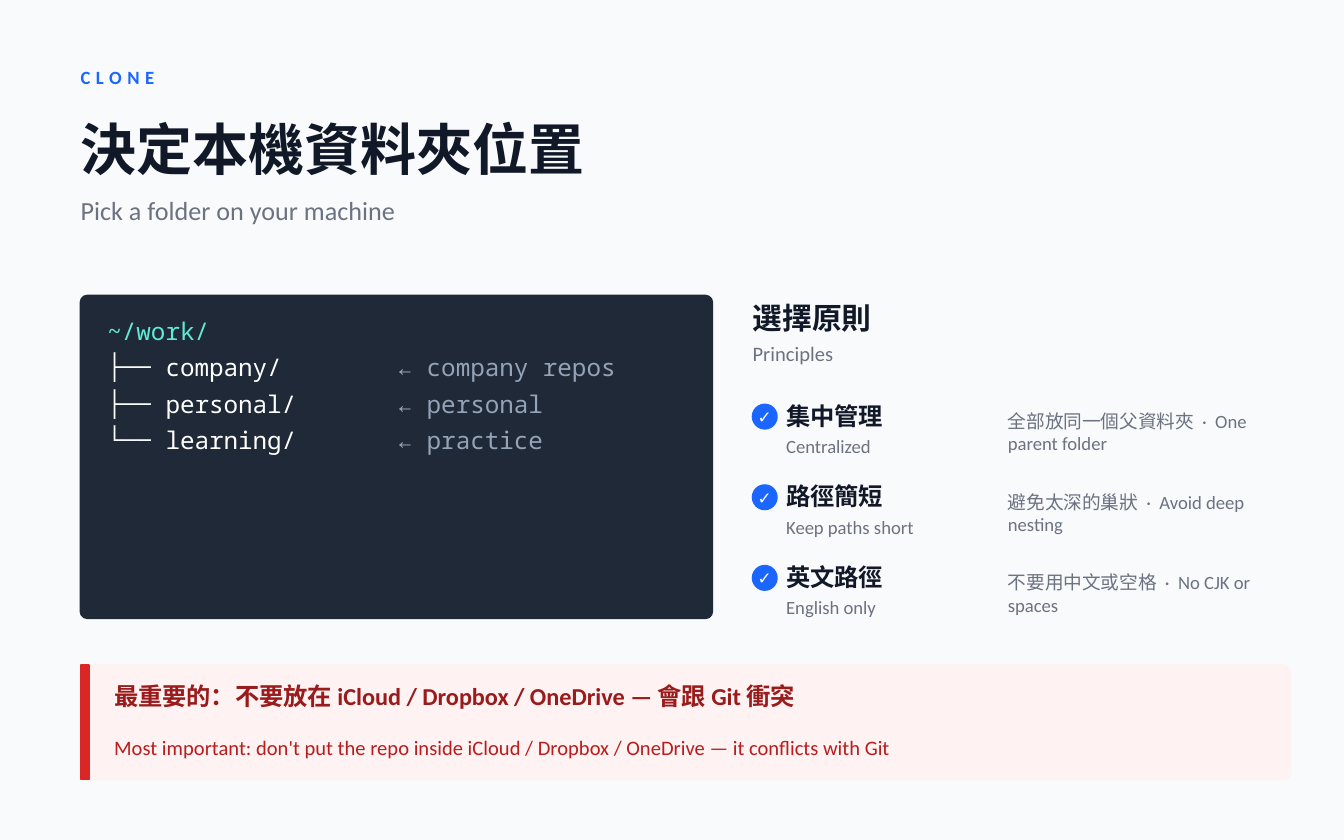
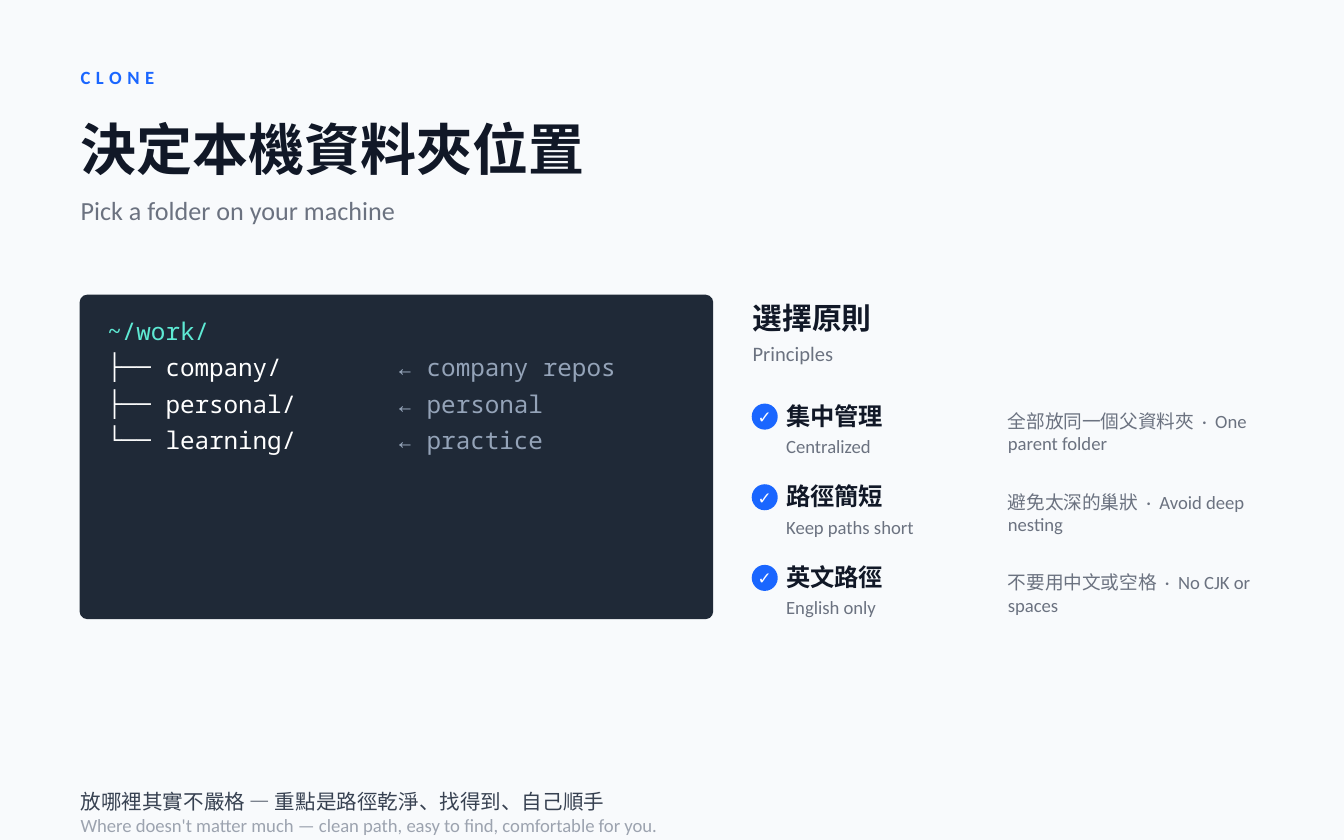
Before and after one commit to JiaWen-Shen/AI-design, a slide deck: slide 8 of proposals/week2-git-architecture.pptx (slide 7 before the commit). Drawn at 1344x840 pixels with LibreOffice and Linux fonts; fonts in the diff are those of the drawing. Boxes give left, top, right and bottom in pixels: in the first picture for what was removed or moved away, otherwise in the second. Text is boxed around its words. In the diff, an @@ line names an element or a change of style, - is before the commit and + after.

```diff
--- a/proposals/week2-git-architecture.pptx
+++ b/proposals/week2-git-architecture.pptx
@@ rounded rectangle removed at (81, 665, 1290, 780) @@
@@ rectangle removed at (81, 665, 89, 780) @@
@@ text removed at (114, 684, 795, 709) @@
-最重要的：不要放在 iCloud / Dropbox / OneDrive — 會跟 Git 衝突
@@ text removed at (114, 740, 890, 759) @@
-Most important: don't put the repo inside iCloud / Dropbox / OneDrive — it conflicts with Git
@@ text added at (81, 791, 604, 811), 11 pt, text #374151 @@
+放哪裡其實不嚴格 — 重點是路徑乾淨、找得到、自己順手
@@ text added at (81, 819, 656, 835), 10 pt, text #9CA3AF @@
+Where doesn't matter much — clean path, easy to find, comfortable for you.
```
Also in this commit, not shown: 3 other slides changed, 6 slides added, 1 slide removed, 7 other files.
